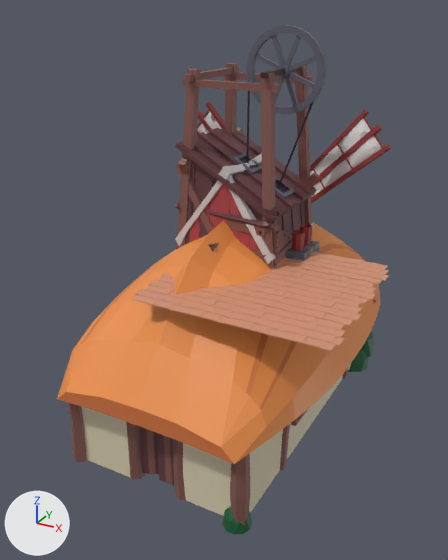
The FBX model Assets/Meshes/Buildings.fbx as it was, and as the next commit left it.
Before and after are seen from a 50 mm camera at (7.16, -14.29, 10.64) aimed at (-0.21, -0.88, 3.94). The lights are fixed; the arrows at lower left show +X, +Y and +Z. Where no turn or scale is listed for an object, it has been applied to the vertices.

Objects in the first picture: 'Bakery', 'Barn', 'Lookout', 'Mine', 'MineWheel', 'Tiles', 'WindmillBuilding', 'WindmillSails'.
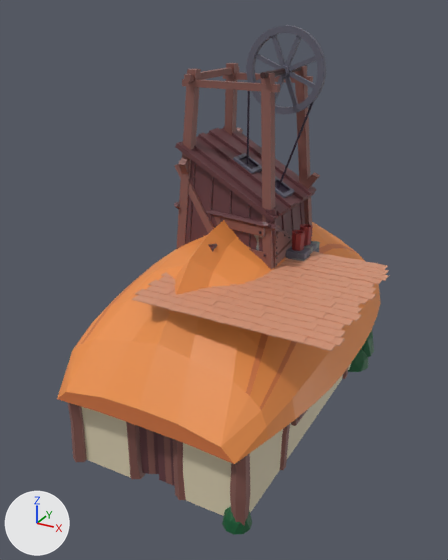
Diff of the bpy script that builds the scene:
```diff
--- a/Assets/Meshes/Buildings.fbx.py
+++ b/Assets/Meshes/Buildings.fbx.py
@@ ob_windmillsails @@
-ob_windmillsails = bpy.data.objects.new('WindmillSails', me_cube_010)
-ob_windmillsails.location = (0.0, 2.08, 4.99)
@@ ob_windmillbuilding @@
-ob_windmillbuilding = bpy.data.objects.new('WindmillBuilding', me_cube_007)
-ob_windmillbuilding.location = (0.0, 0.0, 0.0)
```

Pixel boxes (x1, y1, x2, y2) of what changed, in the pictures (448 x 560 px):
'WindmillSails', deleted
    before: (196, 102, 391, 303)
'WindmillBuilding', deleted
    before: (175, 154, 314, 264)
